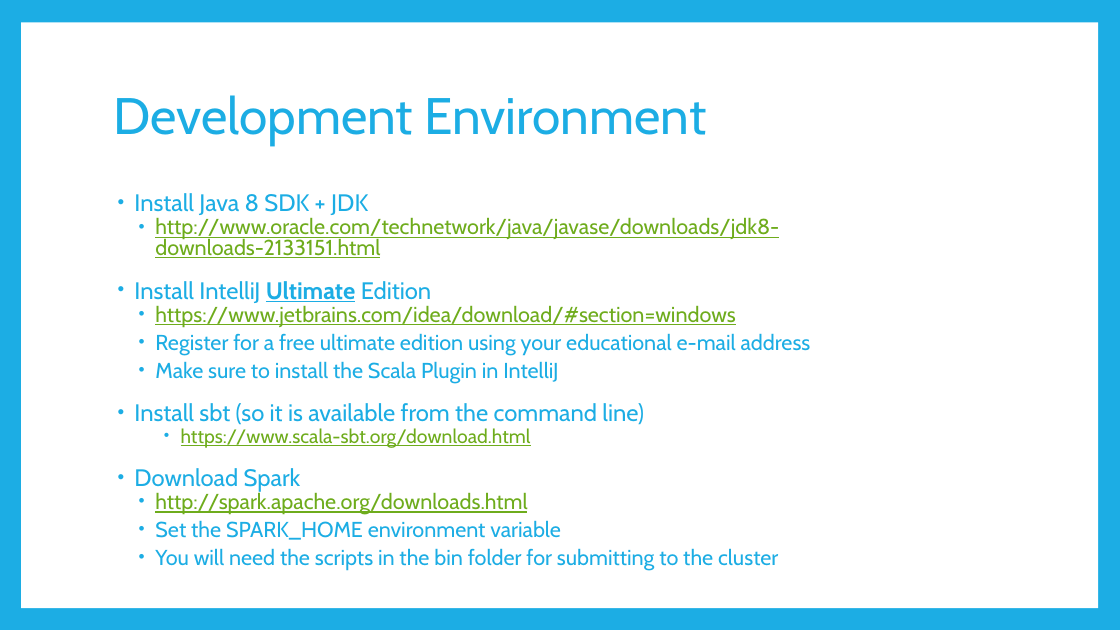
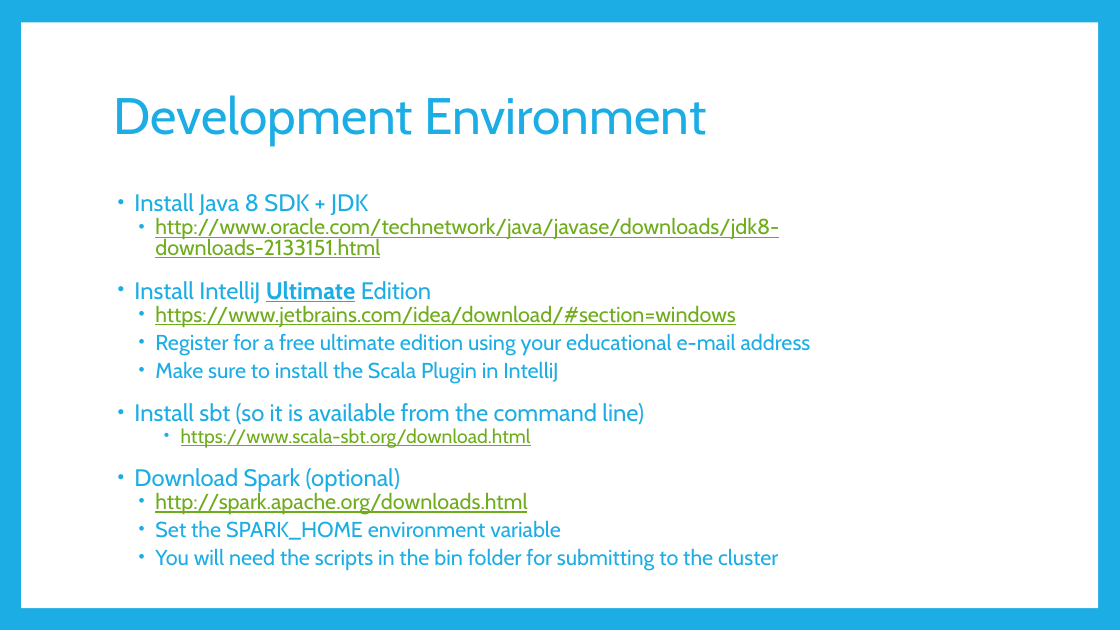
Before and after one commit to rug-sc/spark-boot-camp, a slide deck: slide 7 of slides/Apache Spark Bootcamp.pptx. Drawn at 1120x630 pixels with LibreOffice and Linux fonts; fonts in the diff are those of the drawing. Boxes give left, top, right and bottom in pixels: in the first picture for what was removed or moved away, otherwise in the second. Text is boxed around its words. In the diff, an @@ line names an element or a change of style, - is before the commit and + after.

```diff
--- a/slides/Apache Spark Bootcamp.pptx
+++ b/slides/Apache Spark Bootcamp.pptx
@@ text at [134, 468, 400, 492]: text changed @@
-• Download Spark
+• Download Spark (optional)
```
Also in this commit, not shown: 10 other slides changed, 1 other file.
